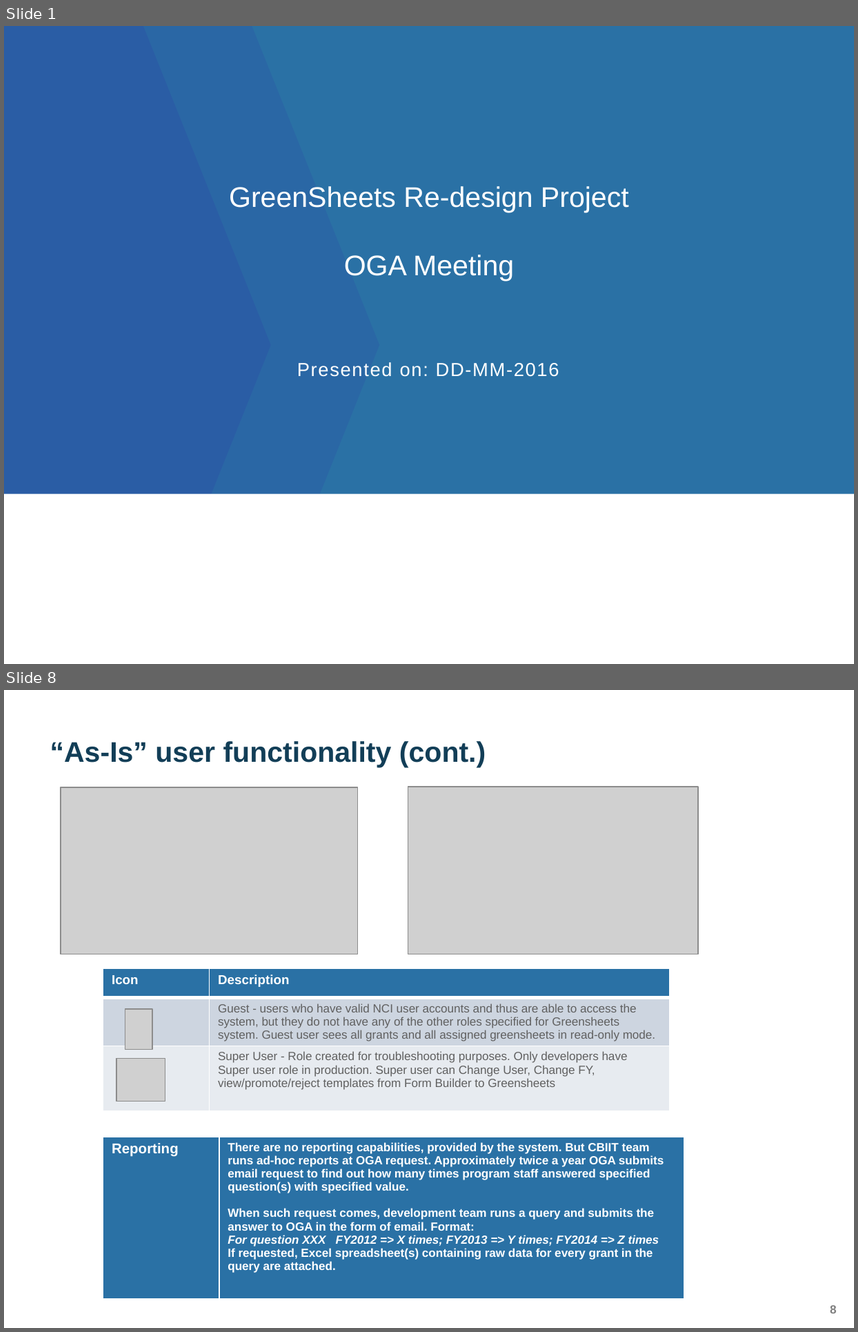
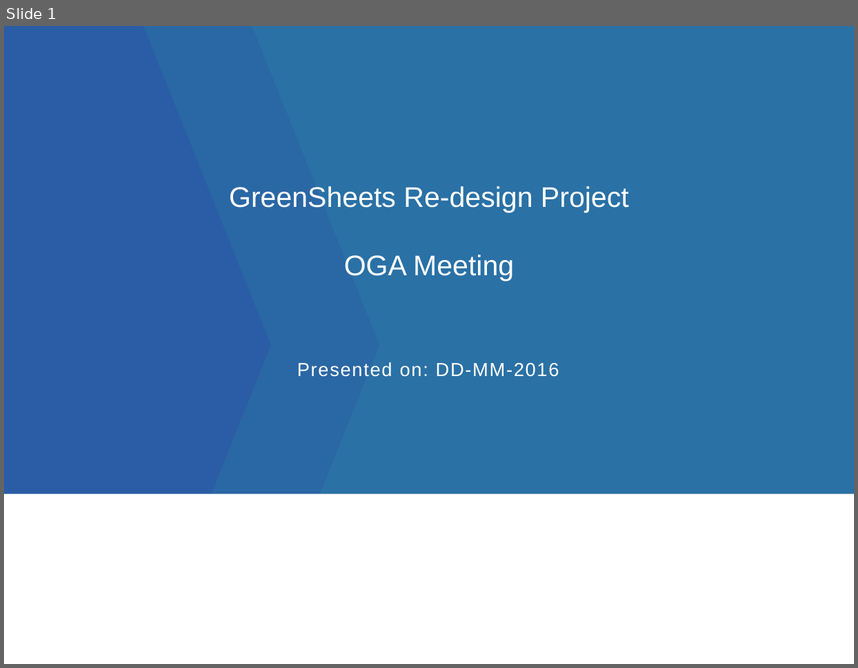
Before and after one commit to yaoh4/greensheets_classic, a slide deck: Requirements/Presentations/GreenSheets OGA presentation_version 1.pptx. Shown one above the other, each under a label of ours: slides 1 and 8 before the commit, slide 1 after it; the slides between them are not shown. The pictures are 858x1332 and 858x668 pixels, drawn with LibreOffice and Linux fonts; fonts in the diff are those of the drawing; grey boxes stand for pictures; background and template pictures are left out. Boxes give left, top, right and bottom in pixels: in the first picture for what was removed or moved away, otherwise in the second. Text is boxed around its words. In the diff, an @@ line names an element or a change of style, - is before the commit and + after.

```diff
--- a/Requirements/Presentations/GreenSheets OGA presentation_version 1.pptx
+++ b/Requirements/Presentations/GreenSheets OGA presentation_version 1.pptx
@@ slide 8 removed at (4,690,854,1328), background #FFFFFF @@
@@ title removed at (50,741,486,767) @@
-“As-Is” user functionality (cont.)
@@ picture removed at (61,787,358,954) @@
@@ picture removed at (408,787,699,954) @@
@@ table removed at (103,968,671,1114), 3 rows, 2 columns @@
-Icon | Description
- | Guest - users who have valid NCI user accounts and thus are able to access the system, but they do not have any of the other roles specified for Greensheets system. Guest user sees all grants and all assigned greensheets in read-only mode.
- | Super User - Role created for troubleshooting purposes. Only developers have Super user role in production. Super user can Change User, Change FY, view/promote/reject templates from Form Builder to Greensheets
@@ picture removed at (125,1009,152,1049) @@
@@ picture removed at (116,1058,165,1101) @@
@@ table removed at (103,1136,685,1299), 1 rows, 2 columns @@
-Reporting | There are no reporting capabilities, provided by the system. But CBIIT team runs ad-hoc reports at OGA request. Approximately twice a year OGA submits email request to find out how many times program staff answered specified question(s) with specified value. / When such request comes, development team runs a query and submits the answer to OGA in the form of email. Format: / For question XXX FY2012 => X times; FY2013 => Y times; FY2014 => Z times / If requested, Excel spreadsheet(s) containing raw data for every grant in the query are attached.
@@ page number removed at (830,1305,837,1313) @@
-8
```
Also in this commit, not shown: 4 slides changed, 4 slides added, 9 other slides removed.
